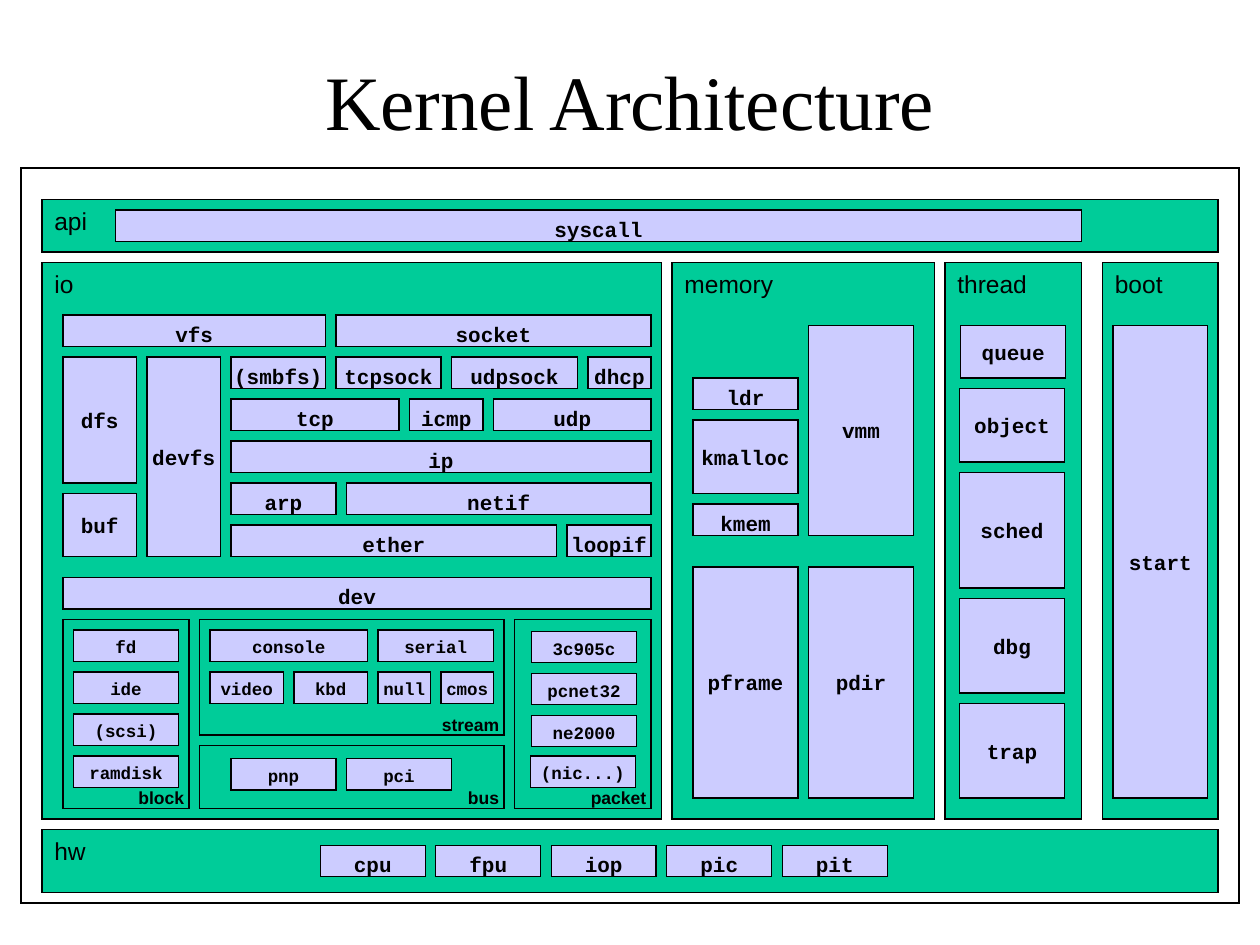
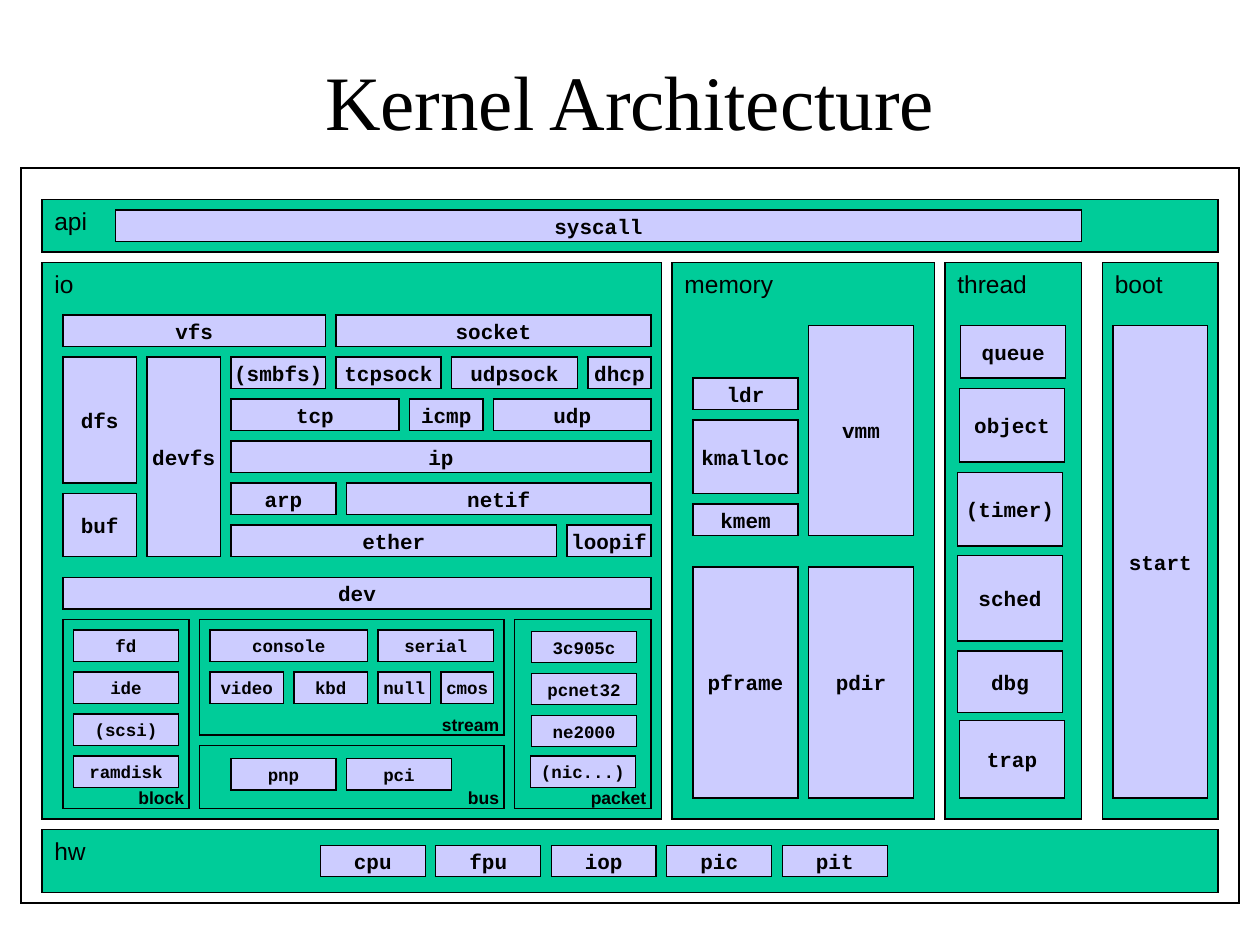
Before and after one commit to ringgaard/sanos, a slide deck: slide 13 of doc/sanostech.ppt. Drawn at 1260x945 pixels with LibreOffice and Linux fonts; fonts in the diff are those of the drawing. Boxes give left, top, right and bottom in pixels: in the first picture for what was removed or moved away, otherwise in the second. Text is boxed around its words. In the diff, an @@ line names an element or a change of style, - is before the commit and + after.

```diff
--- a/doc/sanostech.ppt
+++ b/doc/sanostech.ppt
@@ vertical alignment top to middle in 23 elements at box(320, 845, 425, 877), box(436, 845, 541, 877), box(552, 845, 656, 877), box(782, 845, 887, 877), box(667, 845, 771, 877), box(693, 378, 798, 410), box(693, 504, 798, 536), box(63, 315, 325, 346), box(336, 315, 651, 346), box(451, 357, 577, 388), box(336, 357, 441, 388), box(63, 577, 651, 609), box(231, 525, 556, 557), box(346, 483, 651, 514), box(567, 525, 651, 557), box(494, 399, 651, 431), box(231, 399, 398, 431), box(231, 441, 650, 472), box(231, 483, 335, 514), box(410, 399, 483, 431), box(588, 357, 651, 388), box(116, 210, 1082, 242), box(231, 357, 325, 388) @@
@@ rectangle added at box(958, 472, 1062, 546), fill #CCCCFF, outline #000000 0.74 pt, 12 pt, text #000000, bold @@
+(timer)
@@ rectangle "sched": place and size @@
-rectangle "sched" at box(959, 472, 1063, 588)
+rectangle "sched" at box(958, 556, 1062, 641)
@@ rectangle "dbg": place and size @@
-rectangle "dbg" at box(959, 598, 1063, 693)
+rectangle "dbg" at box(958, 651, 1062, 713)
@@ rectangle "trap": place and size @@
-rectangle "trap" at box(959, 703, 1063, 798)
+rectangle "trap" at box(959, 721, 1063, 798)
```
Also in this commit, not shown: 1 other file.
